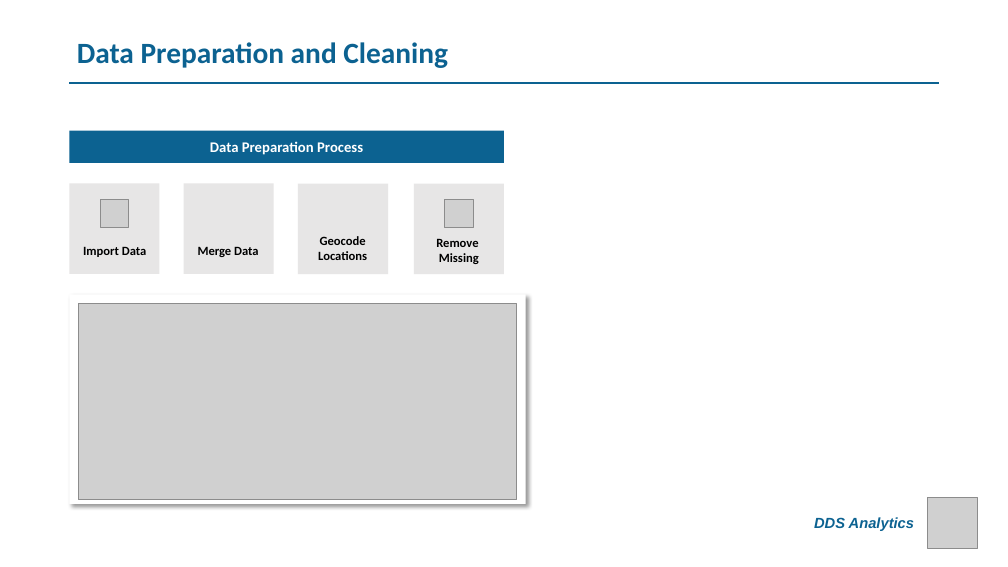
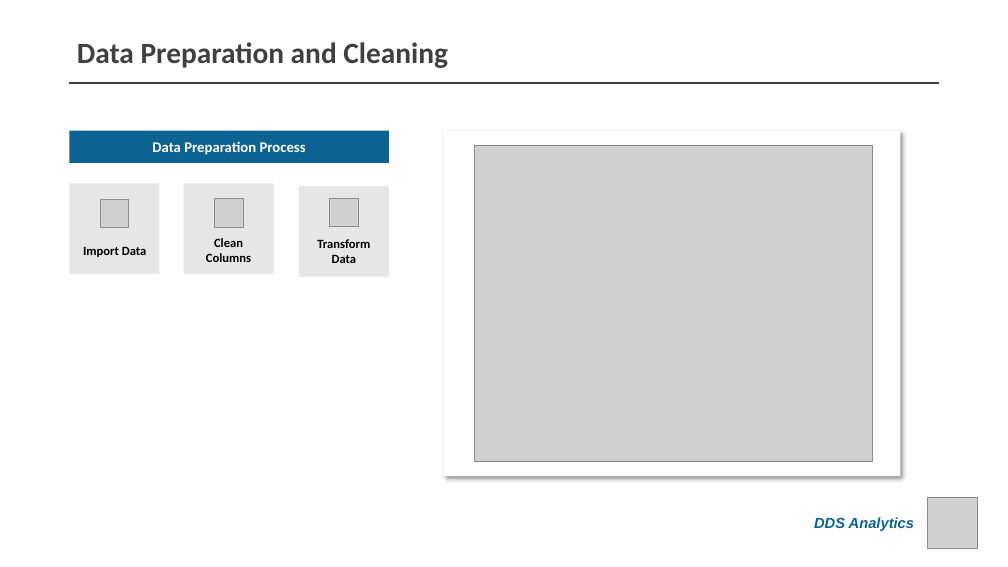
Before and after one commit to RobertLeePrice/MSDS6306_CaseStudy_2, a slide deck: slide 3 of MSDS6306_CaseStudy_02_RobertPrice.pptx. Drawn at 1008x567 pixels with LibreOffice and Linux fonts; fonts in the diff are those of the drawing; grey boxes stand for pictures. Boxes give left, top, right and bottom in pixels: in the first picture for what was removed or moved away, otherwise in the second. Text is boxed around its words. In the diff, an @@ line names an element or a change of style, - is before the commit and + after.

Commit message:
Updated presentation.

```diff
--- a/MSDS6306_CaseStudy_02_RobertPrice.pptx
+++ b/MSDS6306_CaseStudy_02_RobertPrice.pptx
@@ title "Data Preparation and Cleaning" at box(70, 30, 939, 78): text colour #0C6291 to #404040 @@
@@ line (70, 83) - (939, 83): stroke #0C6291 2.25 pt to #404040 2.25 pt @@
@@ rectangle "Data Preparation Process": place and size @@
-rectangle "Data Preparation Process" at box(70, 131, 504, 163)
+rectangle "Data Preparation Process" at box(70, 131, 389, 163)
@@ rectangle: place and size @@
-rectangle at box(70, 295, 526, 504)
+rectangle at box(444, 131, 901, 476)
@@ picture added at box(474, 145, 873, 461) @@
@@ picture: place and size @@
-picture at box(445, 199, 473, 228)
+picture at box(215, 198, 243, 227)
@@ rectangle removed at box(298, 184, 388, 274) @@
@@ rectangle: place and size @@
-rectangle at box(414, 184, 504, 274)
+rectangle at box(299, 186, 389, 277)
@@ picture added at box(330, 198, 358, 227) @@
@@ text at box(206, 238, 251, 262): text changed @@
-Merge Data
+Clean Columns
@@ text at box(317, 239, 370, 263): text changed @@
-Remove
-Missing
+Transform Data
@@ text removed at box(318, 236, 367, 260) @@
-Geocode
-Locations
@@ picture removed at box(78, 304, 516, 500) @@
```
Also in this commit, not shown: 1 other slide changed, 2 slides added, 1 slide removed, 2 other files.
